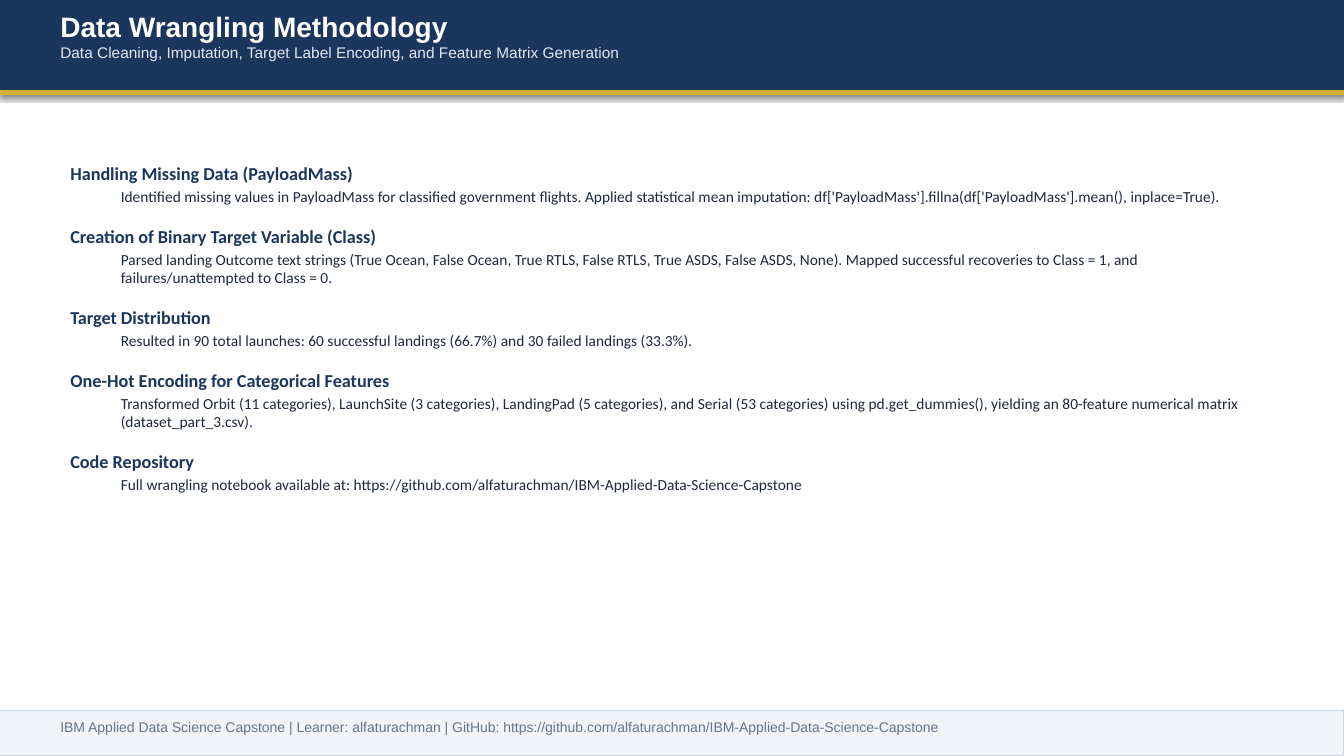
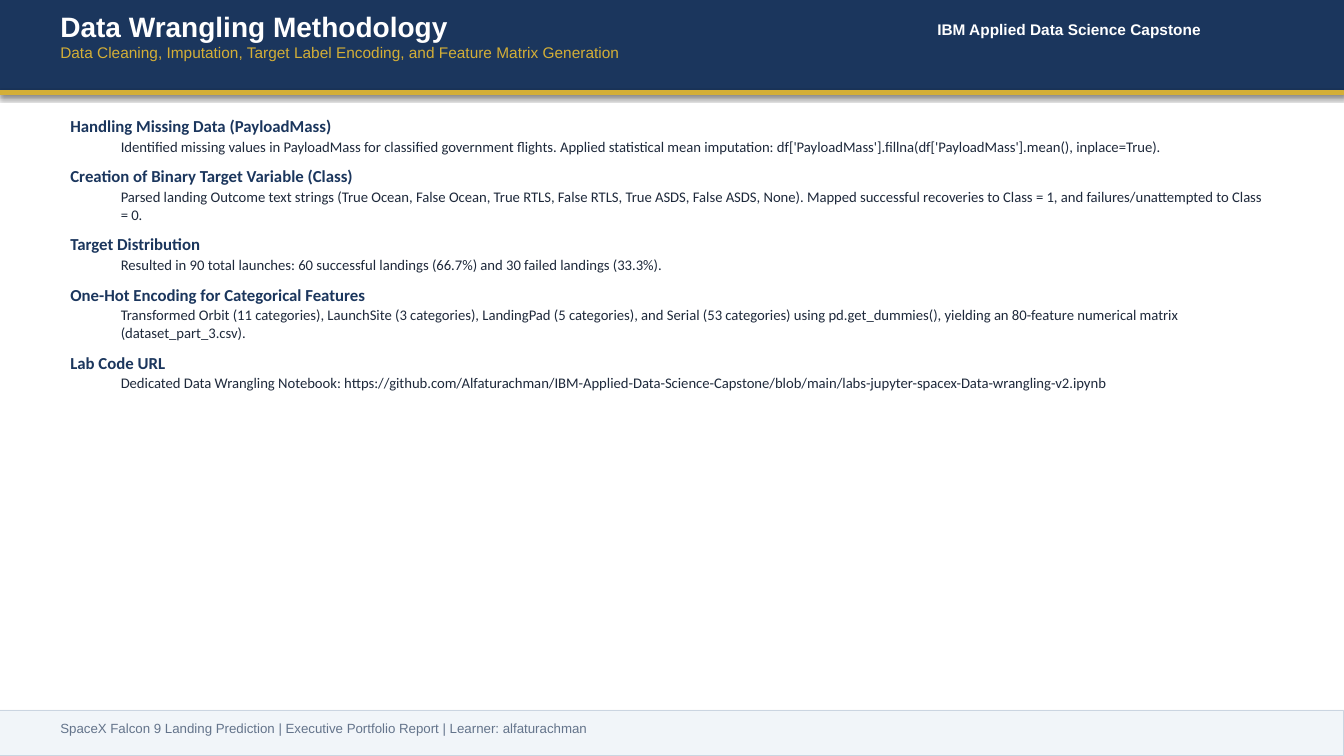
Before and after one commit to Alfaturachman/IBM-Applied-Data-Science-Capstone, a slide deck: slide 6 of Data Science Capstone Project Report.pptx. Drawn at 1344x756 pixels with LibreOffice and Linux fonts; fonts in the diff are those of the drawing. Boxes give left, top, right and bottom in pixels: in the first picture for what was removed or moved away, otherwise in the second. Text is boxed around its words. In the diff, an @@ line names an element or a change of style, - is before the commit and + after.

```diff
--- a/Data Science Capstone Project Report.pptx
+++ b/Data Science Capstone Project Report.pptx
@@ text added at <box>937,23,1200,39</box>, 11 pt, text #FFFFFF, bold @@
+IBM Applied Data Science Capstone
@@ text at <box>60,47,619,61</box>: text colour #E2E8F0 to #D4AF37 in "Data Cleaning, Imputation, Target Label Encoding, and ..." @@
@@ text at <box>70,120,1262,341</box>: size 13 to 12 pt in "Handling Missing Data (PayloadMass)", "Creation of Binary Target Variable (Class)", "Target Distribution", "One-Hot Encoding for Categorical Features"; size 11 to 10.5 pt in "Identified missing values in PayloadMass for classified ...", "Parsed landing Outcome text strings (True Ocean, ...", "Resulted in 90 total launches: 60 successful ...", "Transformed Orbit (11 categories), LaunchSite (3 categories) ..."; less space between paragraphs @@
@@ text at <box>70,357,1106,391</box>: text changed; size 11 to 10.5 pt @@
-Code Repository
-  Full wrangling notebook available at: https://github.com/alfaturachman/IBM-Applied-Data-Science-Capstone
+Lab Code URL
+  Dedicated Data Wrangling Notebook: https://github.com/Alfaturachman/IBM-Applied-Data-Science-Capstone/blob/main/labs-jupyter-spacex-Data-wrangling-v2.ipynb
@@ text removed at <box>60,722,938,735</box> @@
-IBM Applied Data Science Capstone | Learner: alfaturachman | GitHub: https://github.com/alfaturachman/IBM-Applied-Data-Science-Capstone
@@ text added at <box>60,723,587,736</box>, 9.5 pt, text #64748B @@
+SpaceX Falcon 9 Landing Prediction | Executive Portfolio Report | Learner: alfaturachman
```
Also in this commit, not shown: 12 other slides changed, 5 slides added, 4 slides removed, 14 other files.
